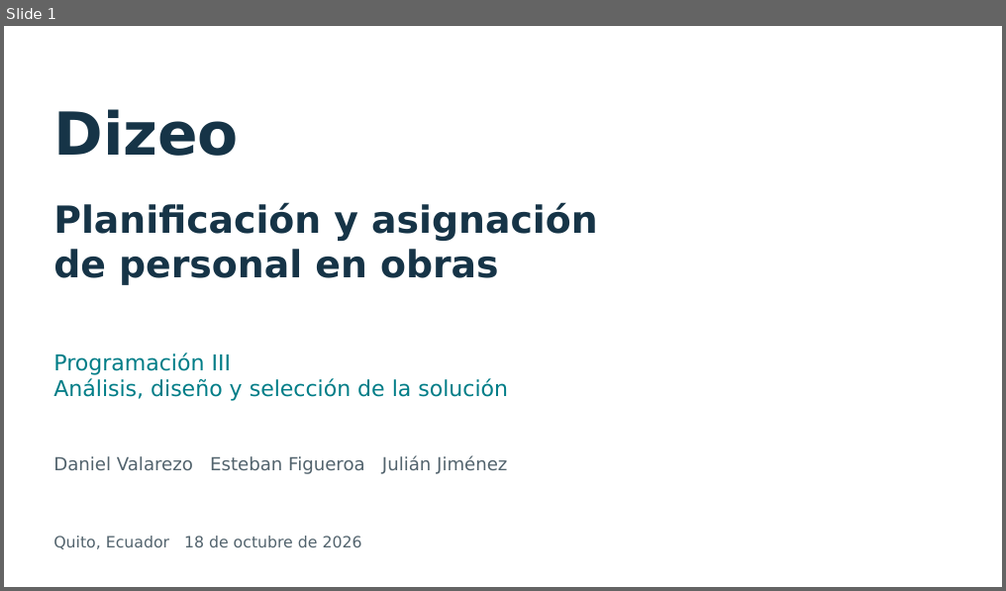
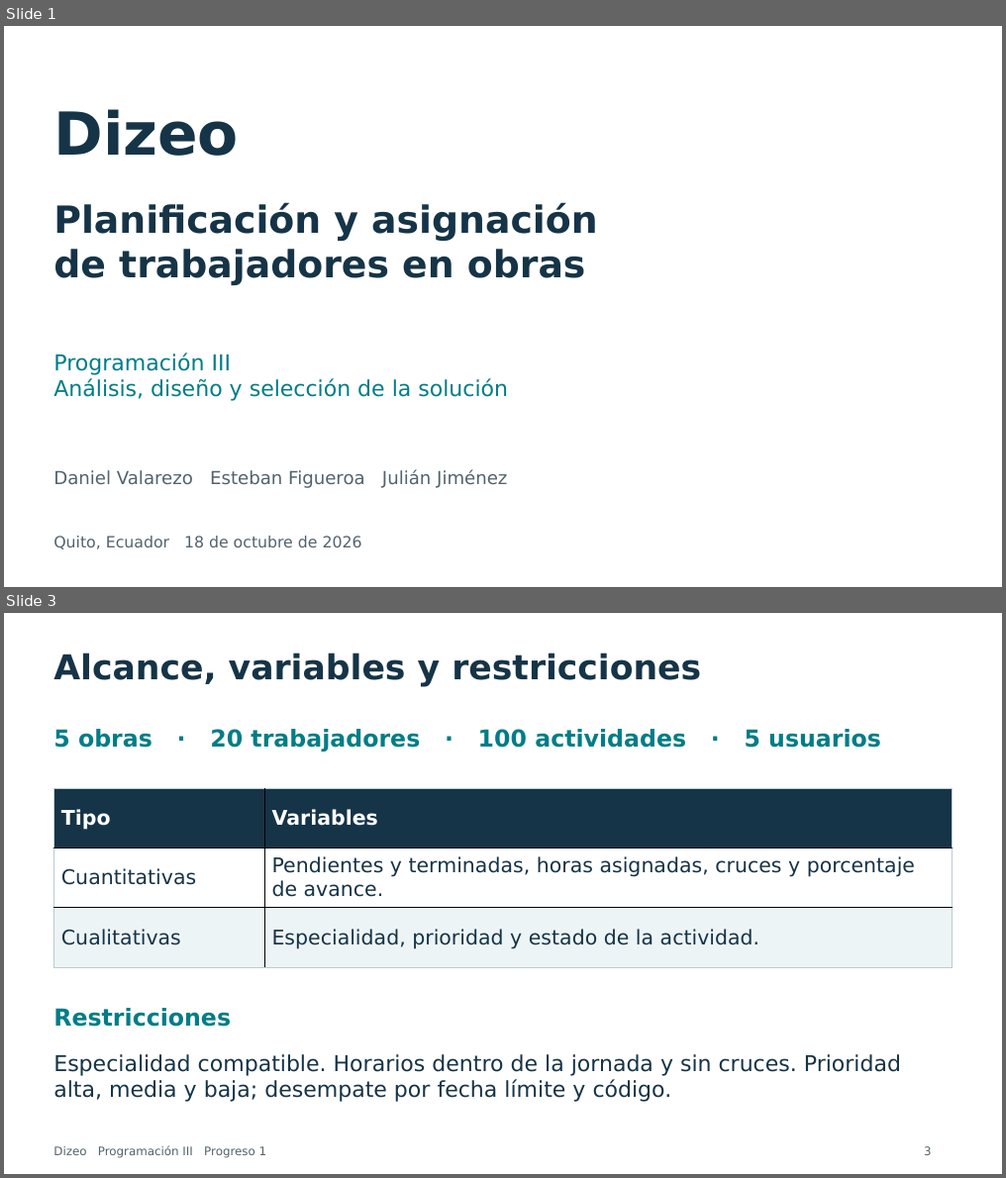
Before and after one commit to dxni999/avanceprogra, a slide deck: docs/presentacion/Presentacion_Dizeo_Progreso1_Final.pptx. Shown one above the other, each under a label of ours: slide 1 before the commit, slides 1 and 3 after it; the slides between them are not shown. The pictures are 1006x591 and 1006x1178 pixels, drawn with LibreOffice and Linux fonts; fonts in the diff are those of the drawing. Boxes give left, top, right and bottom in pixels: in the first picture for what was removed or moved away, otherwise in the second. Text is boxed around its words. In the diff, an @@ line names an element or a change of style, - is before the commit and + after.

```diff
--- a/docs/presentacion/Presentacion_Dizeo_Progreso1_Final.pptx
+++ b/docs/presentacion/Presentacion_Dizeo_Progreso1_Final.pptx
@@ slide 3 added at <box>4,613,1002,1174</box>, background #FFFFFF @@
@@ text added at <box>54,653,701,687</box>, 33 pt, text #163447, bold @@
+Alcance, variables y restricciones
@@ text added at <box>54,729,881,752</box>, 22.5 pt, text #007D87, bold @@
+5 obras · 20 trabajadores · 100 actividades · 5 usuarios
@@ table added at <box>54,788,952,967</box>, 3 rows, 2 columns @@
+Tipo | Variables
+Cuantitativas | Pendientes y terminadas, horas asignadas, cruces y porcentaje de avance.
+Cualitativas | Especialidad, prioridad y estado de la actividad.
@@ text added at <box>54,1008,231,1027</box>, 22.5 pt, text #007D87, bold @@
+Restricciones
@@ text added at <box>54,1055,901,1102</box>, 21 pt, text #163447 @@
+Especialidad compatible. Horarios dentro de la jornada y sin cruces. Prioridad alta, media y baja; desempate por fecha límite y código.
@@ text added at <box>54,1147,267,1158</box>, 11.2 pt, text #52636D @@
+Dizeo Programación III Progreso 1
@@ text added at <box>924,1147,932,1156</box>, 11.2 pt, text #52636D @@
+3
@@ slide 1 changed as well @@
@@ text at <box>54,249,586,285</box>: text changed @@
-de personal en obras
+de trabajadores en obras
@@ text "Daniel Valarezo Esteban Figueroa Julián ...": place and size @@
-text "Daniel Valarezo Esteban Figueroa Julián ..." at <box>54,457,507,474</box>
+text "Daniel Valarezo Esteban Figueroa Julián ..." at <box>54,470,507,488</box>
```
Also in this commit, not shown: 2 other slides changed, 5 other slides added, 7 slides removed, 5 other files.
